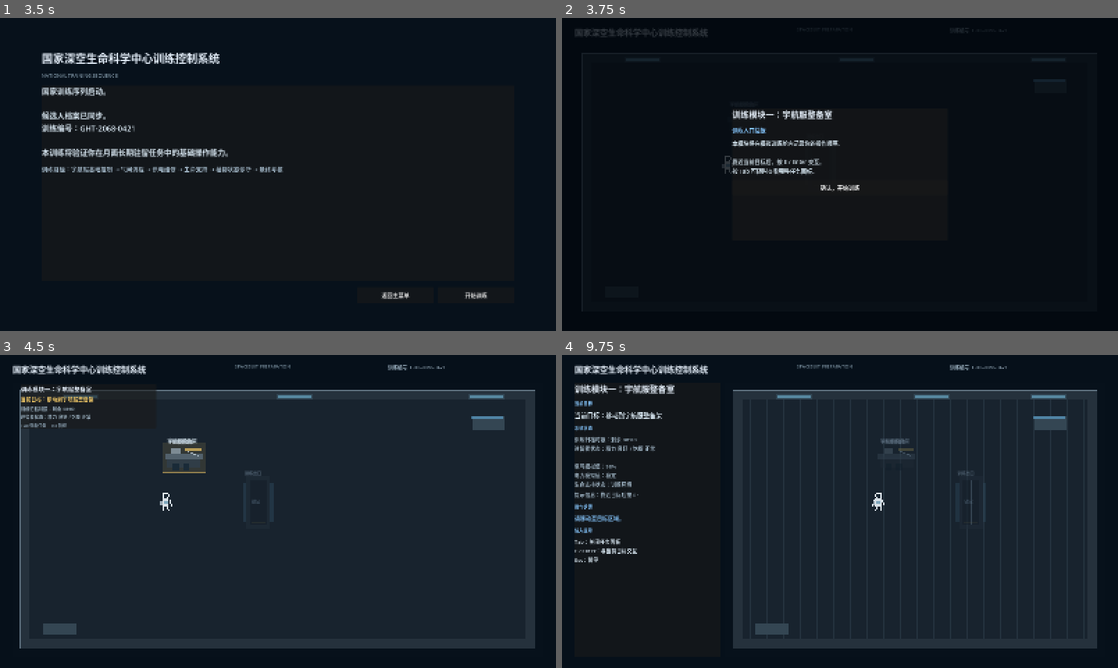
Above: before the commit, frames 1-4 (two rows, left to right).
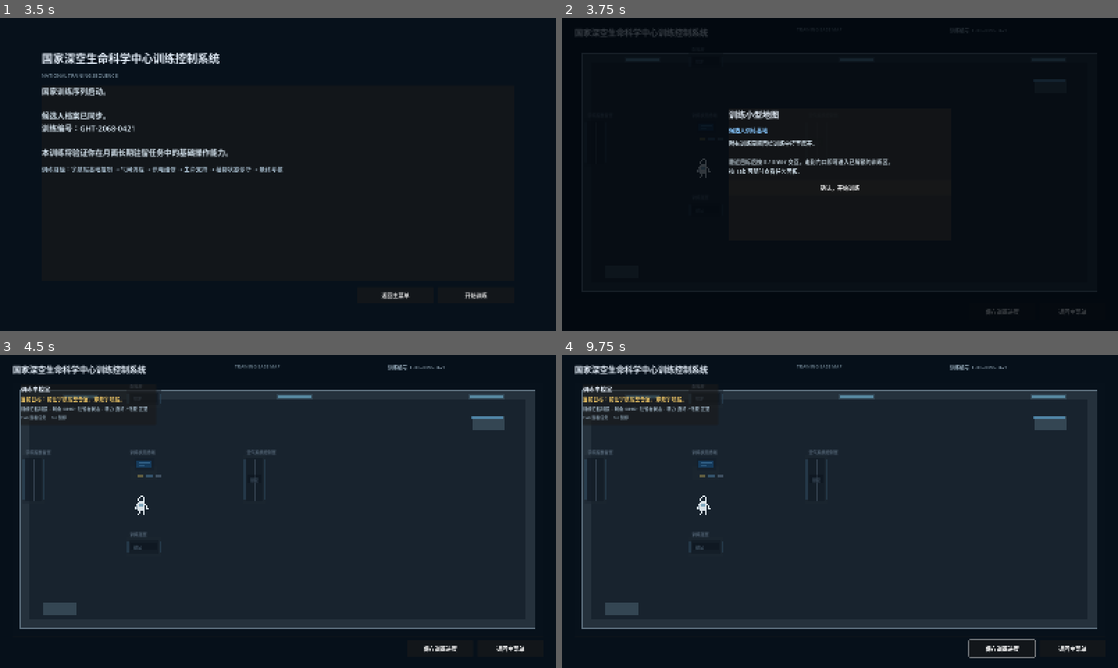
Above: after the commit, the same moments.

Repository: chinnseii/guanghan-outpost
Game: Godot game, scene res://scenes/training/TrainingBaseMap.tscn
The game is run twice, just before and just after one commit, with the same random seed, the same clock (stepped at 60 frames per second) and the same inputs. This scene is started directly instead of the project's main scene.
Inputs (mouse positions are in pixels of both pictures, inside the frame that each line leads up to):
- Up to frame 1 (3.5 s): click "确认，开始训练" at 0.5 s; click "保存训练进度" at 1.25 s; click "返回主菜单" at 2 s; click "继续驻留" at 2.75 s
- Up to frame 2 (3.75 s): click "开始训练" at 3.5 s
- Up to frame 3 (4.5 s): click "确认，开始训练" at 4.25 s
- Up to frame 4 (9.75 s): tap Enter (ui_accept) at 5, 5.27, 5.75, 6.02, 6.5, 7.25, 7.52, 8, 8.27, 8.75, 9.02 s; move the mouse to (962, 495) at 5.02 s; hold D (move_right) 5.03-5.78 s; hold E (interact) 5.03-5.78 s; click (962, 495) at 5.17 s; move the mouse to (728, 527) at 5.77 s; hold S (move_down) 5.78-6.53 s; tap N (advance_day) at 5.85 s; tap E (interact) at 6.05, 6.8, 7.55, 8.3, 8.85 s; move the mouse to (895, 442) at 6.52 s; hold D (move_right) 6.53-7.28 s; hold Z (camera_zoom_in) 6.53-7.28 s; move the mouse to (812, 574) at 7.27 s; hold W (move_up) 7.28-8.03 s; tap X (camera_zoom_out) at 7.35 s; click (812, 574) at 7.42 s; move the mouse to (1006, 558) at 8.02 s; hold Y (cycle_objective_target) 8.03-8.78 s; hold A (move_left) 8.03-9.53 s; move the mouse to (673, 464) at 8.77 s; move the mouse to (867, 511) at 9.52 s; hold S (move_down) from 9.53 s (still down); hold Tab (mission_panel) from 9.53 s (still down); click (867, 511) at 9.67 s

Frame 1 is identical in both runs. In frame 2, 1.7% of the frame differs, in the area x 24-95%, y 29-95%; in frame 3, 6.0%; in frame 4, 8.4%, in the area x 2-97%, y 3-97%.

Commit message:
Fix training entry still routing to old scenes; dialog title; suit-wear failures
User playtest surfaced three issues after the training small map landed:

1. The "开始训练" button (training_start_scene.gd) and start_training()
   still pointed at the old standalone Training_01_SuitControl.tscn -
   the previous round only repointed MODULE_SCENES, missing these two
   direct references. Both now route to TRAINING_BASE_MAP, and
   continue_scene_path() remaps legacy per-module scene paths from old
   saves into the hub (solar array scene excluded - still live).

2. The shared dialog modal in training_module_scene.gd had its title
   hardcoded to "植物舱诊断详情 PLANT CHAMBER DIAGNOSTIC", which leaked
   into the wear-suit / solar-inspection / fault-diagnosis / high-risk /
   suit-return dialogs. Title is now set per-dialog.

3. Clicking 确认穿戴 appeared to do nothing: a stale suit_state.json
   still had the suit worn from an earlier run, so wear_suit_training()'s
   ready-state precondition failed, and the failure message went to a
   panel that's hidden during normal play. Fixes: start_training() now
   resets SuitManager (before save_progress, so the bundled SuitState
   captures the reset); the hub gains an always-visible toast strip for
   locked-door/suit/unlock/failure messages; completed rooms now sync
   their step progress from save flags on load; and the suit rack
   re-offers wearing if the task is done but the suit isn't worn
   (soft-lock guard for odd saves).

Co-Authored-By: Claude Sonnet 5 <noreply@anthropic.com>

Diff:
--- a/scripts/training/training_base_map.gd
+++ b/scripts/training/training_base_map.gd
@@ -77,6 +77,14 @@
 var interaction_running := false
 var interaction_target_id := ""
 var wait_timer := 0.0
+## Always-visible transient message strip (locked-door hints, unlock
+## notices, suit warnings). hint_label/log_label live inside left_panel,
+## which is hidden unless the Tab mission panel is open -- messages written
+## only there were invisible during normal play (user-reported: clicking
+## 确认穿戴 seemed to do nothing because the failure message went to the
+## hidden panel).
+var toast_label: Label
+var toast_timer := 0.0
 var player_speed := 280.0
 var player_controller: RefCounted
 var show_trigger_debug := false
@@ -99,6 +107,7 @@
 	_sync_overlay_visibility()
 
 func _process(delta: float) -> void:
+	_update_toast(delta)
 	if briefing_visible or pause_visible or interaction_running:
 		_update_room_prompt()
 		return
@@ -108,6 +117,20 @@
 		_check_auto_steps()
 		_check_door_crossing()
 	_update_room_prompt()
+
+func _show_toast(message: String, duration: float = 3.5) -> void:
+	if toast_label == null:
+		return
+	toast_label.text = message
+	toast_label.visible = true
+	toast_timer = duration
+
+func _update_toast(delta: float) -> void:
+	if toast_label == null or not toast_label.visible:
+		return
+	toast_timer -= delta
+	if toast_timer <= 0.0:
+		toast_label.visible = false
 
 func _unhandled_input(event: InputEvent) -> void:
 	if event.is_action_pressed("mission_panel"):
@@ -161,7 +184,30 @@
 		area["state"] = {}
 		area["step_index"] = 0
 		area["unlocked"] = _compute_unlocked(area_id, progress)
+		# Rooms whose module was already completed (this session or a prior
+		# save) start with their step list exhausted -- otherwise a returning
+		# player would be asked to redo the task, and steps with one-shot
+		# side effects (e.g. wear_suit_confirm when the suit is already worn)
+		# would just fail. Mid-room partial progress is deliberately NOT
+		# persisted; rooms are short enough that restarting an incomplete
+		# room's steps from zero is fine.
+		if _module_completed(String(area.get("module_id", "")), progress):
+			area["step_index"] = (area.get("steps", []) as Array).size()
 	return built
+
+func _module_completed(module_id: String, progress: Dictionary) -> bool:
+	match module_id:
+		"suit_control":
+			return bool(progress.get("SuitControlCompleted", false))
+		"airlock_procedure":
+			return bool(progress.get("AirlockProcedureCompleted", false))
+		"power_distribution":
+			return bool(progress.get("PowerDistributionCompleted", false))
+		"life_support":
+			return bool(progress.get("LifeSupportCompleted", false))
+		"plant_diagnosis":
+			return bool(progress.get("PlantDiagnosisCompleted", false))
+	return false
 
 ## Door lock state is derived every time this scene loads from
 ## TrainingManager's existing 6 completion flags -- no new persisted schema,
@@ -199,7 +245,7 @@
 		areas["airlock_simulation_room"]["player_start"] = Vector2(600, 340)
 		progress["PowerRepairUnlockToastShown"] = true
 		TrainingManagerScript.save_progress(progress)
-		call_deferred("_add_log", "太阳能阵列基础输出已恢复。请返回基地，进入配电房。")
+		call_deferred("_notify", "太阳能阵列基础输出已恢复。请返回基地，进入配电房。")
 		return
 	match String(progress.get("CurrentTrainingModule", "suit_control")):
 		"suit_control":
@@ -413,11 +459,13 @@
 		return
 	if not bool(area.get("unlocked", false)):
 		hint_label.text = LOCKED_HINT
+		_show_toast(LOCKED_HINT)
 		return
 	if bool(area.get("requires_suit", false)):
 		var suit_manager := _suit_manager()
 		if suit_manager == null or not bool(suit_manager.get("is_suit_worn")):
 			hint_label.text = SUIT_REQUIRED_HINT
+			_show_toast(SUIT_REQUIRED_HINT)
 			return
 	_switch_room(target_area_id, spawn_point)
 
@@ -478,6 +526,8 @@
 	if _try_interact_info_target():
 		return
 	if _try_interact_suit_return():
+		return
+	if _try_interact_suit_wear_fallback():
 		return
 	var step := _current_step()
 	if step.is_empty():
@@ -542,6 +592,28 @@
 	_show_return_suit_confirm_dialog()
 	return true
 
+## Soft-lock guard: if suit_control's steps are already exhausted (module
+## completed, this session or restored from save) but the suit ISN'T worn --
+## e.g. an odd/edited save, or the player somehow took it off -- the normal
+## step flow would never offer the wear dialog again, and the airlock's
+## requires_suit gate would then block training 02/03 forever. Re-offer the
+## wear dialog at the rack in that state. _complete_step() no-ops safely on
+## an exhausted step list, so reusing the same dialog is fine.
+func _try_interact_suit_wear_fallback() -> bool:
+	if current_area_id != "suit_prep_room":
+		return false
+	if not _current_step().is_empty():
+		return false
+	if _all_required_modules_completed():
+		return false
+	if not _is_near("suit_rack"):
+		return false
+	var suit_manager := _suit_manager()
+	if suit_manager == null or bool(suit_manager.get("is_suit_worn")):
+		return false
+	_show_wear_suit_confirm_dialog()
+	return true
+
 func _blocked_by_order(step: Dictionary) -> bool:
 	var requires: Dictionary = step.get("requires", {})
 	var state: Dictionary = module_data.get("state", {})
@@ -607,7 +679,7 @@
 		"suit_control":
 			TrainingManagerScript.mark_module_completed("suit_control", "airlock_procedure")
 			areas["airlock_simulation_room"]["unlocked"] = true
-			_add_log("模拟气闸舱已解锁。")
+			_notify("模拟气闸舱已解锁。")
 		"airlock_procedure":
 			TrainingManagerScript.mark_module_completed("airlock_procedure", "power_repair")
 			TrainingManagerScript.set_current_module("power_repair")
@@ -616,14 +688,14 @@
 		"power_distribution":
 			TrainingManagerScript.mark_module_completed("power_distribution", "life_support")
 			areas["air_system_control_room"]["unlocked"] = true
-			_add_log("供电系统已恢复。空气系统控制室已解锁。")
+			_notify("供电系统已恢复。空气系统控制室已解锁。")
 		"life_support":
 			TrainingManagerScript.mark_module_completed("life_support", "plant_diagnosis")
 			areas["greenhouse_room"]["unlocked"] = true
-			_add_log("训练仓空气系统已恢复。训练温室已解锁。")
+			_notify("训练仓空气系统已恢复。训练温室已解锁。")
 		"plant_diagnosis":
 			TrainingManagerScript.mark_module_completed("plant_diagnosis", "final_assessment")
-			_add_log("训练模块六完成。请返回宇航服整备室，执行宇航服归位与维护。")
+			_notify("训练模块六完成。请返回宇航服整备室，执行宇航服归位与维护。")
 	_update_hud()
 
 func _begin_step_interaction_feedback(step: Dictionary) -> void:
@@ -775,9 +847,11 @@
 			success = suit_manager.call("wear_suit_training")
 		_hide_training_diagnosis_modal()
 		if success:
+			_notify("宇航服已穿戴。")
 			_complete_step()
 		else:
 			hint_label.text = "宇航服当前无法穿戴。"
+			_show_toast("宇航服当前无法穿戴。请检查宇航服是否已在维护位就绪。")
 	)
 	diagnosis_modal_actions.add_child(confirm)
 	var cancel := Button.new()
@@ -806,6 +880,7 @@
 			get_tree().change_scene_to_file(TrainingManagerScript.FINAL_ASSESSMENT)
 		else:
 			hint_label.text = "宇航服当前无法归位。"
+			_show_toast("宇航服当前无法归位。")
 	)
 	diagnosis_modal_actions.add_child(confirm)
 	var cancel := Button.new()
@@ -978,6 +1053,12 @@
 	if line.is_empty() or log_label == null:
 		return
 	log_label.text += line + "\n"
+
+## Player-facing notice: both the (Tab-panel) log and the always-visible
+## toast strip.
+func _notify(message: String) -> void:
+	_add_log(message)
+	_show_toast(message)
 
 ## -- Screen construction (mirrors training_module_scene.gd's _build_screen()
 ## layout so the hub doesn't look visually out of place next to the solar
@@ -1104,6 +1185,20 @@
 	key_hint.modulate = Color("#7f93a3")
 	key_hint.add_theme_font_size_override("font_size", 12)
 	hud_box.add_child(key_hint)
+
+	toast_label = Label.new()
+	toast_label.set_anchors_preset(Control.PRESET_CENTER_BOTTOM)
+	toast_label.offset_left = -420
+	toast_label.offset_right = 420
+	toast_label.offset_top = -96
+	toast_label.offset_bottom = -48
+	toast_label.horizontal_alignment = HORIZONTAL_ALIGNMENT_CENTER
+	toast_label.autowrap_mode = TextServer.AUTOWRAP_WORD_SMART
+	toast_label.modulate = Color("#f0c766")
+	toast_label.add_theme_font_size_override("font_size", 18)
+	toast_label.visible = false
+	add_child(toast_label)
+
 	_build_briefing_modal()
 	_build_pause_panel()
 	_build_interaction_panel()
--- a/scripts/training/training_manager.gd
+++ b/scripts/training/training_manager.gd
@@ -241,9 +241,20 @@
 
 static func start_training() -> void:
 	var data := load_progress()
+	# Training starts fresh on Earth -- reset the shared SuitManager so a
+	# suit left worn/servicing by a previous playthrough can't make the
+	# wear-suit step silently fail (wear_suit_training() requires
+	# suit_storage_state == "ready"). Found via user report: clicking
+	# 确认穿戴 appeared to do nothing because a stale suit_state.json had
+	# the suit still worn from an earlier run. Must happen BEFORE
+	# save_progress() below, so the SuitState bundle captures the reset
+	# state rather than re-pickling the stale one.
+	var suit_manager := _suit_manager()
+	if suit_manager != null and suit_manager.has_method("reset_to_arrival"):
+		suit_manager.call("reset_to_arrival")
 	data["TrainingStarted"] = true
 	data["CurrentTrainingModule"] = "suit_control"
-	data["CurrentSceneAfterTraining"] = MODULE_01
+	data["CurrentSceneAfterTraining"] = TRAINING_BASE_MAP
 	save_progress(data)
 	update_candidate_file_status("训练序列中")
 	var training_time_manager := _training_time_manager()
@@ -402,8 +413,19 @@
 	if bool(data.get("FinalAssessmentCompleted", false)):
 		return MISSION_NOTICE
 	if bool(data.get("TrainingStarted", false)):
-		return String(data.get("CurrentSceneAfterTraining", START_SCENE))
+		return _remap_legacy_training_scene(String(data.get("CurrentSceneAfterTraining", START_SCENE)))
 	return "res://scenes/application/ApplicationStartScene.tscn"
+
+## Save files written before the training small map existed can still hold
+## a CurrentSceneAfterTraining pointing at one of the old standalone
+## per-module scenes -- redirect those into the hub so "继续" never drops the
+## player back into the superseded flow. MODULE_03 (solar array) is not in
+## this list: it's still the live scene for power_repair.
+static func _remap_legacy_training_scene(scene_path: String) -> String:
+	if scene_path in [MODULE_01, MODULE_02, MODULE_04, MODULE_05, MODULE_06,
+			"res://scenes/training/Training_03_PowerRepair.tscn"]:
+		return TRAINING_BASE_MAP
+	return scene_path
 
 static func _base_continue_scene_path() -> String:
 	if not FileAccess.file_exists(SPRINT06_SAVE_PATH):
--- a/scripts/training/training_module_scene.gd
+++ b/scripts/training/training_module_scene.gd
@@ -693,6 +693,7 @@
 var diagnosis_modal_scrim: ColorRect
 var diagnosis_modal: PanelContainer
 var diagnosis_modal_image: TextureRect
+var diagnosis_modal_title: Label
 var diagnosis_modal_text: Label
 var diagnosis_modal_actions: VBoxContainer
 var suit_status_scrim: ColorRect
@@ -975,11 +976,14 @@
 	right.custom_minimum_size = Vector2(500, 560)
 	right.add_theme_constant_override("separation", 14)
 	row.add_child(right)
-	var title := Label.new()
-	title.text = "植物舱诊断详情\nPLANT CHAMBER DIAGNOSTIC"
-	title.modulate = Color("#eaf4ff")
-	title.add_theme_font_size_override("font_size", 22)
-	right.add_child(title)
+	# Title is per-dialog now (was hardcoded to the plant-chamber text, which
+	# leaked into the wear-suit/solar-array dialogs that share this modal --
+	# user-reported). Each _show_* function sets it via _set_diagnosis_modal_title().
+	diagnosis_modal_title = Label.new()
+	diagnosis_modal_title.text = "植物舱诊断详情\nPLANT CHAMBER DIAGNOSTIC"
+	diagnosis_modal_title.modulate = Color("#eaf4ff")
+	diagnosis_modal_title.add_theme_font_size_override("font_size", 22)
+	right.add_child(diagnosis_modal_title)
 	diagnosis_modal_text = Label.new()
 	diagnosis_modal_text.autowrap_mode = TextServer.AUTOWRAP_WORD_SMART
 	diagnosis_modal_text.modulate = Color("#cfe3f2")
@@ -2268,6 +2272,7 @@
 		diagnosis_modal.visible = true
 	if diagnosis_modal_image != null:
 		diagnosis_modal_image.texture = _load_diagnosis_texture("res://assets/art/greenhouse/plant_states/light_low.png")
+	_set_diagnosis_modal_title("植物舱诊断详情\nPLANT CHAMBER DIAGNOSTIC")
 	if diagnosis_modal_text != null:
 		var professional_hint := _professional_hint_block("training_06_greenhouse_light_low")
 		var base_text := "传感器读数\n补光输出：低于维持阈值\n水循环：最低运行\n根区温度：正常\n生命信号：弱\n\n植物状态\n叶片偏淡，植株向补光灯方向倾斜。\n新叶展开缓慢。\n\n原因分析\n补光输出不足，无法支撑最低光合维持。"
@@ -2304,6 +2309,7 @@
 		diagnosis_modal.visible = true
 	if diagnosis_modal_image != null:
 		diagnosis_modal_image.texture = _load_diagnosis_texture("res://assets/art/greenhouse/plant_states/light_low.png")
+	_set_diagnosis_modal_title("植物控制台\nPLANT CONTROL")
 	if diagnosis_modal_text != null:
 		diagnosis_modal_text.text = "植物控制台\nPLANT CONTROL\n\n当前维护目标\n根据植物舱诊断结果选择一项维护动作。\n\n传感器摘要\n补光输出：低于维持阈值\n水循环：最低运行\n根区温度：正常\n生命信号：弱\n\n可用操作\n调节温度：用于根区温度异常。\n浇水：用于水分不足。\n补光：用于光照不足。\n\n请选择维护动作。"
 	_clear_container(diagnosis_modal_actions)
@@ -2344,6 +2350,7 @@
 		diagnosis_modal.visible = true
 	if diagnosis_modal_image != null:
 		diagnosis_modal_image.texture = null
+	_set_diagnosis_modal_title("宇航服整备\nSUIT PREPARATION")
 	if diagnosis_modal_text != null:
 		diagnosis_modal_text.text = "穿戴宇航服\n\n穿戴将消耗训练时间 15 分钟。\n是否确认？"
 	_clear_container(diagnosis_modal_actions)
@@ -2384,6 +2391,7 @@
 		diagnosis_modal.visible = true
 	if diagnosis_modal_image != null:
 		diagnosis_modal_image.texture = null
+	_set_diagnosis_modal_title("宇航服归位\nSUIT RETURN")
 	if diagnosis_modal_text != null:
 		diagnosis_modal_text.text = "宇航服归位\n\n脱下宇航服并放回维护位。\n维护系统将恢复宇航服氧气、电力与状态。\n\n训练模式下无需等待完整维护流程。\n是否确认？"
 	_clear_container(diagnosis_modal_actions)
@@ -2421,6 +2429,7 @@
 		diagnosis_modal.visible = true
 	if diagnosis_modal_image != null:
 		diagnosis_modal_image.texture = null
+	_set_diagnosis_modal_title("太阳能阵列检查\nSOLAR ARRAY INSPECTION")
 	if diagnosis_modal_text != null:
 		diagnosis_modal_text.text = "检查太阳能阵列\n\n预计耗时：15 分钟。\n训练时间将推进。\n宇航服氧气与电力将少量消耗。\n\n是否继续？"
 	_clear_container(diagnosis_modal_actions)
@@ -2473,6 +2482,7 @@
 		diagnosis_modal.visible = true
 	if diagnosis_modal_image != null:
 		diagnosis_modal_image.texture = null
+	_set_diagnosis_modal_title("太阳能阵列诊断\nSOLAR ARRAY DIAGNOSTIC")
 	var fault: Dictionary = FaultDatabaseScript.get_fault("FA-TR-SOLAR-001")
 	if diagnosis_modal_text != null:
 		diagnosis_modal_text.text = _solar_fault_panel_text()
@@ -2502,6 +2512,7 @@
 ## replacing its buttons with confirm/cancel; canceling rebuilds the
 ## normal option list via _show_solar_fault_diagnosis().
 func _show_high_risk_repair_confirm(option_id: String) -> void:
+	_set_diagnosis_modal_title("高风险操作确认\nHIGH RISK CONFIRM")
 	if diagnosis_modal_text != null:
 		diagnosis_modal_text.text = "高风险操作\n\n当前故障原因未确认。\n强行切换满功率输入可能导致接口过载，并消耗额外训练资源。\n\n是否继续？"
 	_clear_container(diagnosis_modal_actions)
@@ -2679,6 +2690,10 @@
 	if inventory_manager.has_method("add_item_to_container"):
 		inventory_manager.call("add_item_to_container", TRAINING_03_CONTAINER_ID, "TR-MT-001", 2)
 		inventory_manager.call("add_item_to_container", TRAINING_03_CONTAINER_ID, "TR-MT-002", 1)
+
+func _set_diagnosis_modal_title(text: String) -> void:
+	if diagnosis_modal_title != null:
+		diagnosis_modal_title.text = text
 
 func _hide_training_diagnosis_modal() -> void:
 	if diagnosis_modal_scrim != null:
--- a/scripts/training/training_start_scene.gd
+++ b/scripts/training/training_start_scene.gd
@@ -60,7 +60,7 @@
 	_add_button(footer, "返回主菜单", func(): get_tree().change_scene_to_file("res://scenes/main.tscn"))
 	_add_button(footer, "开始训练", func():
 		TrainingManagerScript.start_training()
-		get_tree().change_scene_to_file(TrainingManagerScript.MODULE_01)
+		get_tree().change_scene_to_file(TrainingManagerScript.TRAINING_BASE_MAP)
 	)
 
 func _add_button(parent: HBoxContainer, text: String, callback: Callable) -> void:
Not shown, changed: docs/handoff/CURRENT.md
